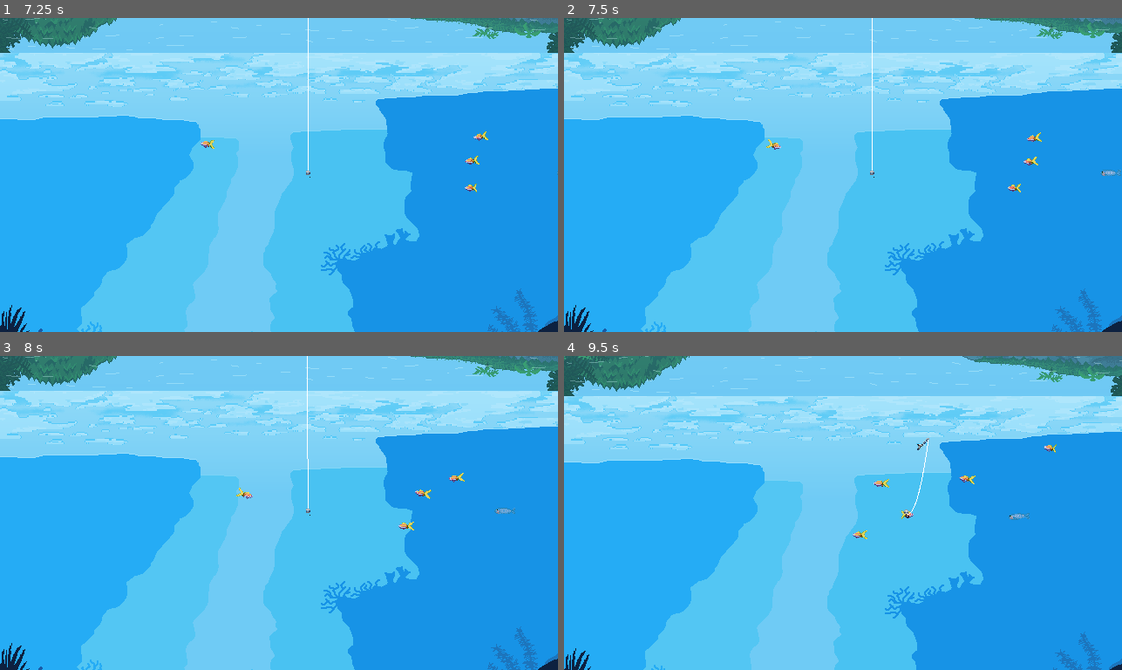
Above: before the commit, frames 1-4 (two rows, left to right).
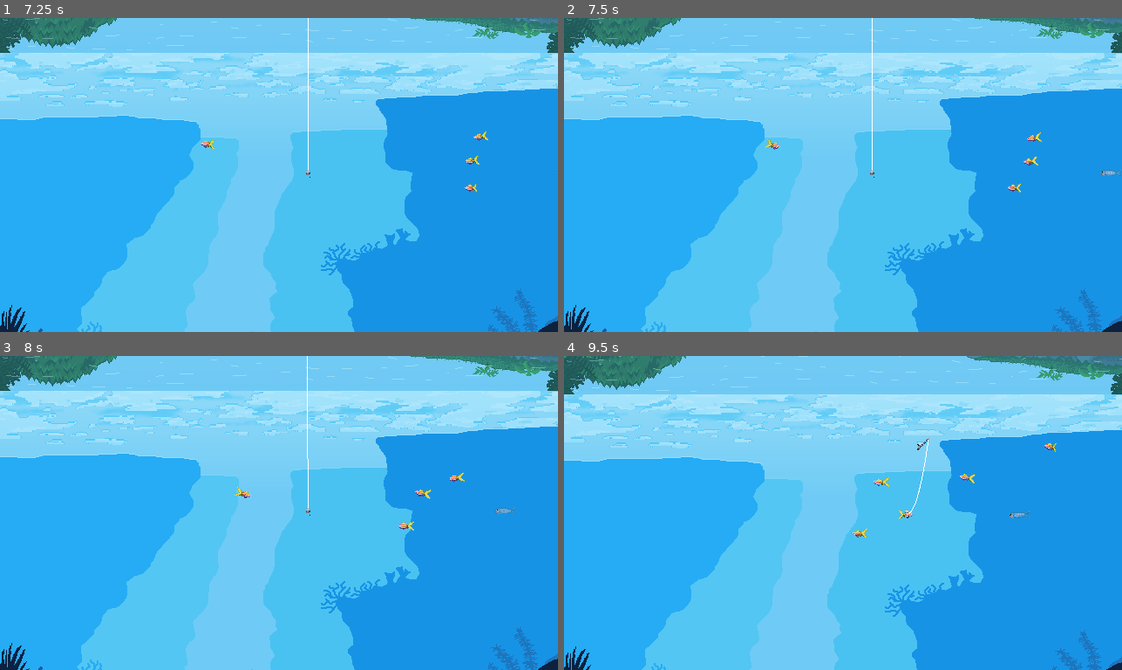
Above: after the commit, the same moments.

Repository: Bad-Onion/gyotaku
Game: Godot game, scene res://main.tscn
Same seed, same stepped clock (60 frames per second), same inputs: the game is played once before the commit and once after it.
Inputs (mouse positions are in pixels of both pictures, inside the frame that each line leads up to):
- Up to frame 1 (7.25 s): click "Jogar" at 0.5 s; move the mouse to (401, 159) at 1.27 s; click (401, 159) at 1.35 s; move the mouse to (167, 190) at 2.02 s; click (167, 190) at 2.1 s; move the mouse to (334, 105) at 2.77 s; click (334, 105) at 2.85 s; move the mouse to (251, 237) at 3.52 s; click (251, 237) at 3.6 s; move the mouse to (446, 222) at 4.27 s; click (446, 222) at 4.35 s; move the mouse to (111, 127) at 5.02 s; click (111, 127) at 5.1 s; move the mouse to (306, 175) at 5.77 s; click (306, 175) at 5.85 s; move the mouse to (195, 96) at 6.52 s; click (195, 96) at 6.6 s
- Up to frame 2 (7.5 s): move the mouse to (965, 159) at 7.27 s; click (965, 159) at 7.35 s
- Up to frame 3 (8 s): no input
- Up to frame 4 (9.5 s): move the mouse to (731, 528) at 8.02 s; click (731, 528) at 8.1 s; move the mouse to (898, 443) at 8.77 s; click (898, 443) at 8.85 s

Frame 1 is identical in both runs. In frame 2, less than 0.1% of the frame differs, in the area x 36-39%, y 38-42%; in frame 3, less than 0.1%; in frame 4, 6.2%, in the area x 0-100%, y 0-100%.

Commit message:
adjust level 1 scene tree

Diff:
--- a/gyotaku/scenes/levels/level_1/level_1.tscn
+++ b/gyotaku/scenes/levels/level_1/level_1.tscn
@@ -149,7 +149,7 @@
 script = ExtResource("12_v0dvh")
 pull_state = NodePath("../PlayerPullState")
 animated_sprite = NodePath("../..")
-fishing_hook = NodePath("../../../../FishingHook")
+fishing_hook = NodePath("../../../../FishingHook/FishingHook")
 game_camera = NodePath("../../../../MainCamera")
 rod_tip_marker = NodePath("../../RodTipMarker")
 fishing_mechanic_system = NodePath("../../../../Systems/FishingMechanicSystem")
@@ -168,31 +168,6 @@
 
 [node name="OkinawaUnderwaterBackground" parent="Background" unique_id=1010358310 instance=ExtResource("4_1iula")]
 position = Vector2(0, 360)
-
-[node name="FishingHook" parent="." unique_id=2042041991 groups=["bait"] instance=ExtResource("1_7uxs1")]
-unique_name_in_owner = true
-z_index = 2
-position = Vector2(320, 451)
-
-[node name="HUD" type="CanvasLayer" parent="." unique_id=2041958202]
-
-[node name="FishingCursorUI" parent="HUD" unique_id=782493889 node_paths=PackedStringArray("mechanic_system", "input_system") instance=ExtResource("9_31rk5")]
-unique_name_in_owner = true
-visible = false
-z_index = 2
-mechanic_system = NodePath("../../Systems/FishingMechanicSystem")
-input_system = NodePath("../../Systems/PlayerFishingInput")
-
-[node name="WorldLineController" type="Node" parent="." unique_id=1844155221 node_paths=PackedStringArray("world_line_renderer", "player_rod_tip", "fishing_hook", "mechanic_system")]
-script = ExtResource("21_1iula")
-world_line_renderer = NodePath("WorldFishingLine")
-player_rod_tip = NodePath("../Boat/Player/RodTipMarker")
-fishing_hook = NodePath("../FishingHook")
-mechanic_system = NodePath("../Systems/FishingMechanicSystem")
-
-[node name="WorldFishingLine" type="Line2D" parent="WorldLineController" unique_id=1826571213]
-width = 1.0
-script = ExtResource("21_41r28")
 
 [node name="Systems" type="Node" parent="." unique_id=358187130]
 
@@ -223,4 +198,31 @@
 
 [node name="FishesContainer" type="Node2D" parent="Systems" unique_id=35673712]
 
+[node name="FishingHook" type="Node" parent="." unique_id=209616824]
+
+[node name="FishingHook" parent="FishingHook" unique_id=2042041991 groups=["bait"] instance=ExtResource("1_7uxs1")]
+unique_name_in_owner = true
+z_index = 2
+position = Vector2(320, 451)
+
+[node name="HUD" type="CanvasLayer" parent="FishingHook" unique_id=2041958202]
+
+[node name="FishingCursorUI" parent="FishingHook/HUD" unique_id=782493889 node_paths=PackedStringArray("mechanic_system", "input_system") instance=ExtResource("9_31rk5")]
+unique_name_in_owner = true
+visible = false
+z_index = 2
+mechanic_system = NodePath("../../../Systems/FishingMechanicSystem")
+input_system = NodePath("../../../Systems/PlayerFishingInput")
+
+[node name="WorldLineController" type="Node" parent="FishingHook" unique_id=1844155221 node_paths=PackedStringArray("world_line_renderer", "player_rod_tip", "fishing_hook", "mechanic_system")]
+script = ExtResource("21_1iula")
+world_line_renderer = NodePath("WorldFishingLine")
+player_rod_tip = NodePath("../../Boat/Player/RodTipMarker")
+fishing_hook = NodePath("../FishingHook")
+mechanic_system = NodePath("../../Systems/FishingMechanicSystem")
+
+[node name="WorldFishingLine" type="Line2D" parent="FishingHook/WorldLineController" unique_id=1826571213]
+width = 1.0
+script = ExtResource("21_41r28")
+
 [connection signal="timeout" from="Systems/FishSpawner/SpawnTimer" to="Systems/FishSpawner" method="_on_spawn_timer_timeout"]
